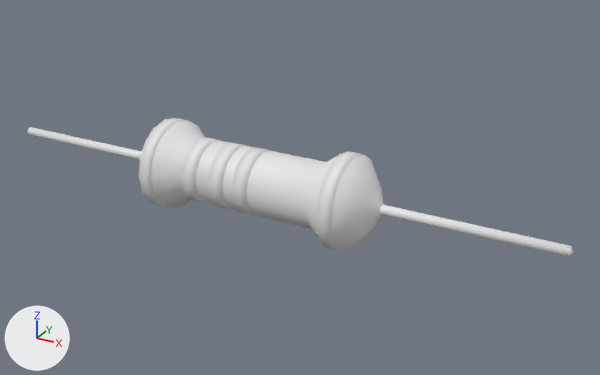
The glTF model Models/resistor.glb as it was, and as the next commit left it.
One viewpoint serves both versions: a 50 mm lens placed at (3.7, -5.88, 2.98), pointed at (0.37, 0.17, -0.05). Every picture has the same lights, and +X, +Y and +Z are marked at lower left. Where no turn or scale is listed for an object, it has been applied to the vertices.

The first picture shows 'rstBody', 'rstConnect', 'rstRow1', 'rstRow2', 'rstRow3', 'rstRow4', 'rstRow5'.
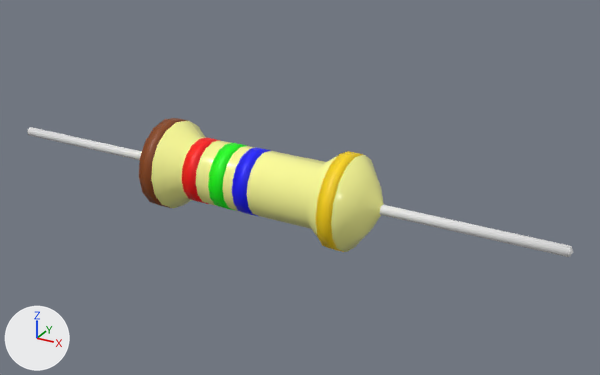
The newer file is also rescaled (x0.236), turned or shifted as a whole; pictures and numbers use the older file's frame.

Boxes [x1, y1, x2, y2] around the edits, measured in the pictures (600 x 375 px):
'rstBody', recoloured (white to yellow): [151, 121, 384, 252] in both
'rstRow5', recoloured (white to yellow): [316, 151, 363, 252] in both
'rstRow1', recoloured (white to brown): [139, 118, 188, 208] in both
'rstRow4', recoloured (white to blue): [232, 147, 271, 216] in both
'rstRow3', recoloured (white to green): [208, 143, 247, 211] in both
'rstRow2', recoloured (white to red): [182, 137, 221, 204] in both

What the commit changed:
Material 'rstBodyMtr' (mat_rstbodymtr) is new.
Its base color is (1.0, 1.0, 0.319) (yellow #ffff99).
Its roughness is 0.2.
Material 'rstRow1Mtr' (mat_rstrow1mtr) is new.
Its base color is (0.258, 0.0595, 0.00651) (brown #8b4513).
Material 'rstRow2Mtr' (mat_rstrow2mtr) is new.
Its base color is (1.0, 0.0, 0.0) (red #ff0000).
Material 'rstRow3Mtr' (mat_rstrow3mtr) is new.
Its base color is (0.0, 1.0, 0.0) (green #00ff00).
Material 'rstRow4Mtr' (mat_rstrow4mtr) is new.
Its base color is (0.0, 0.0, 1.0) (blue #0000ff).
Material 'rstRow5Mtr' (mat_rstrow5mtr) is new.
Its base color is (1.0, 0.68, 0.0) (yellow #ffd700).
me_cylinder_001 has 184 vertices, 332 faces and spans x -2.8..1.23, y -0.42..0.42, z -0.42..0.42.
me_cylinder_001 now uses material mat_rstbodymtr (yellow #ffff99).
me_cylinder_002 has 64 vertices, 128 faces and spans x -0.983..-0.842, y -0.426..0.426, z -0.426..0.426.
me_cylinder_002 now uses material mat_rstrow1mtr (brown #8b4513).
me_cylinder_003 has 64 vertices, 128 faces and spans x -0.59..-0.439, y -0.303..0.303, z -0.303..0.303.
me_cylinder_003 now uses material mat_rstrow2mtr (red #ff0000).
me_cylinder_008 has 64 vertices, 128 faces and spans x -0.299..-0.148, y -0.303..0.303, z -0.303..0.303.
me_cylinder_008 now uses material mat_rstrow3mtr (green #00ff00).
me_cylinder_009 has 64 vertices, 128 faces and spans x -0.048..0.103, y -0.303..0.303, z -0.303..0.303.
me_cylinder_009 now uses material mat_rstrow4mtr (blue #0000ff).
me_cylinder_010 has 64 vertices, 128 faces and spans x 0.849..0.99, y -0.426..0.426, z -0.426..0.426.
me_cylinder_010 now uses material mat_rstrow5mtr (yellow #ffd700).
